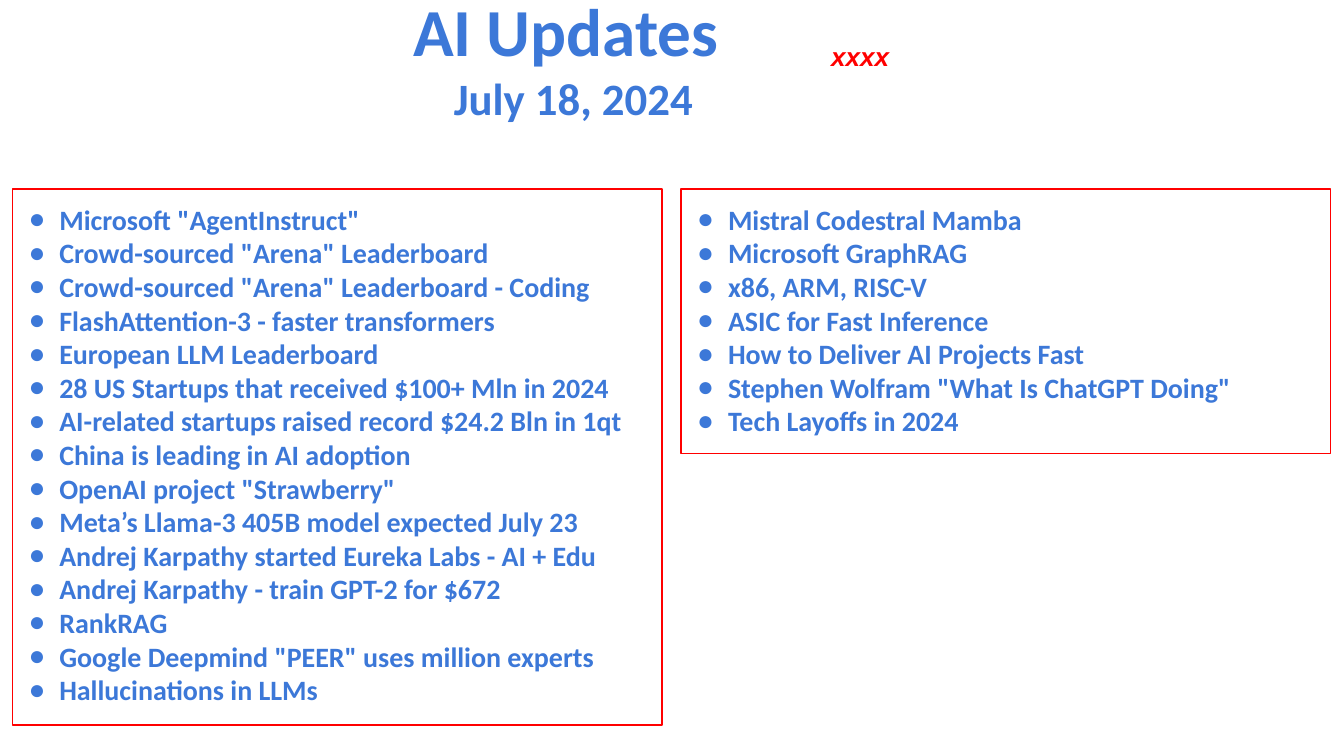
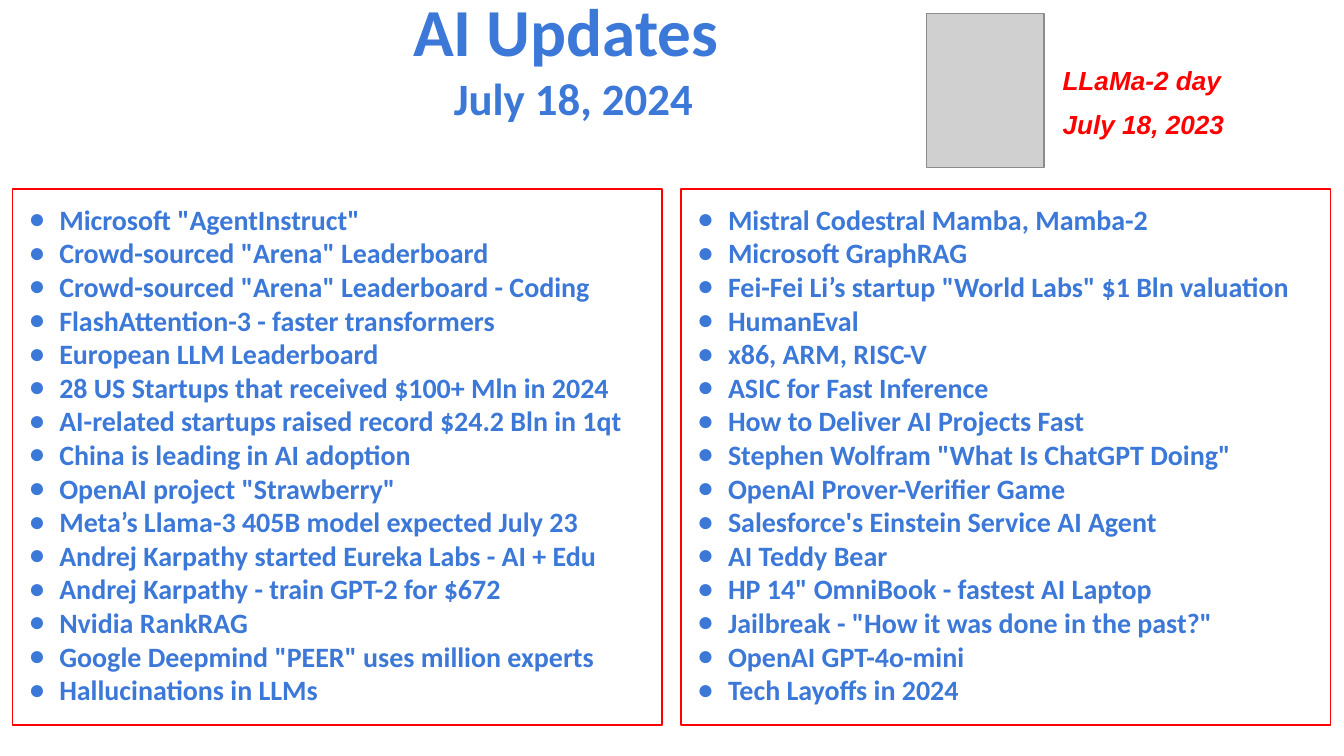
Before and after one commit to lselector/seminar, a slide deck: slide 1 of 2024/2024-07-18-AI-Updates.pptx. Drawn at 1344x756 pixels with LibreOffice and Linux fonts; fonts in the diff are those of the drawing; grey boxes stand for pictures. Boxes give left, top, right and bottom in pixels: in the first picture for what was removed or moved away, otherwise in the second. Text is boxed around its words. In the diff, an @@ line names an element or a change of style, - is before the commit and + after.

```diff
--- a/2024/2024-07-18-AI-Updates.pptx
+++ b/2024/2024-07-18-AI-Updates.pptx
@@ picture added at (926,13,1043,167) @@
@@ text removed at (831,52,889,66) @@
-xxxx
@@ text added at (1063,71,1224,140), 14 pt, text #FF0000, bold, italic @@
+LLaMa-2 day
+July 18, 2023
@@ rectangle "Mistral Codestral Mamba, Mamba-2": place and size @@
-rectangle "Mistral Codestral Mamba, Mamba-2" at (681,188,1331,453)
+rectangle "Mistral Codestral Mamba, Mamba-2" at (681,188,1331,724)
@@ text in rectangle at (728,210,1148,234): text changed @@
-● Mistral Codestral Mamba
+● Mistral Codestral Mamba, Mamba-2
@@ text in rectangle at (728,277,1288,331): paragraphs added @@
+● Fei-Fei Li’s startup "World Labs" $1 Bln valuation
+● HumanEval
@@ text in rectangle at (728,479,1212,672): paragraphs added @@
+● OpenAI Prover-Verifier Game
+● Salesforce's Einstein Service AI Agent
+● AI Teddy Bear
+● HP 14" OmniBook - fastest AI Laptop
+● Jailbreak - "How it was done in the past?"
+● OpenAI GPT-4o-mini
@@ text in rectangle at (59,613,248,633): text changed @@
-● RankRAG
+● Nvidia RankRAG
```
Also in this commit, not shown: 4 other slides changed, 2 slides added, 1 slide removed.
